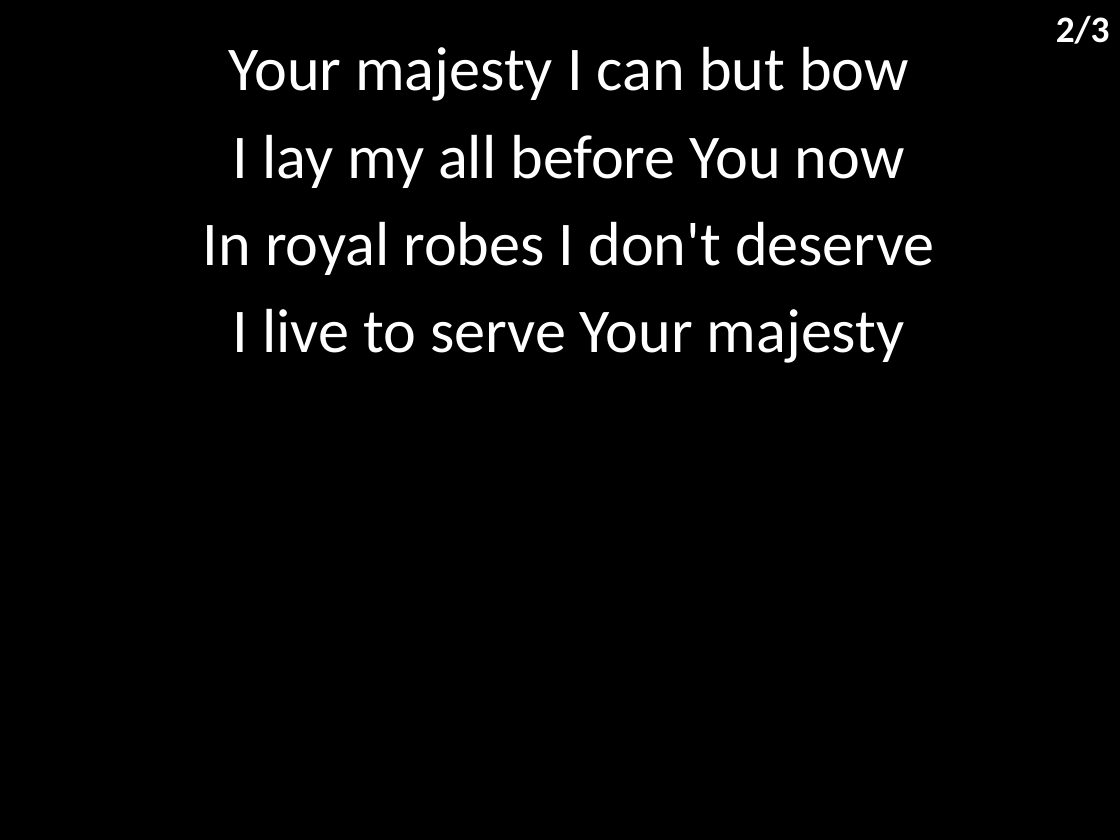
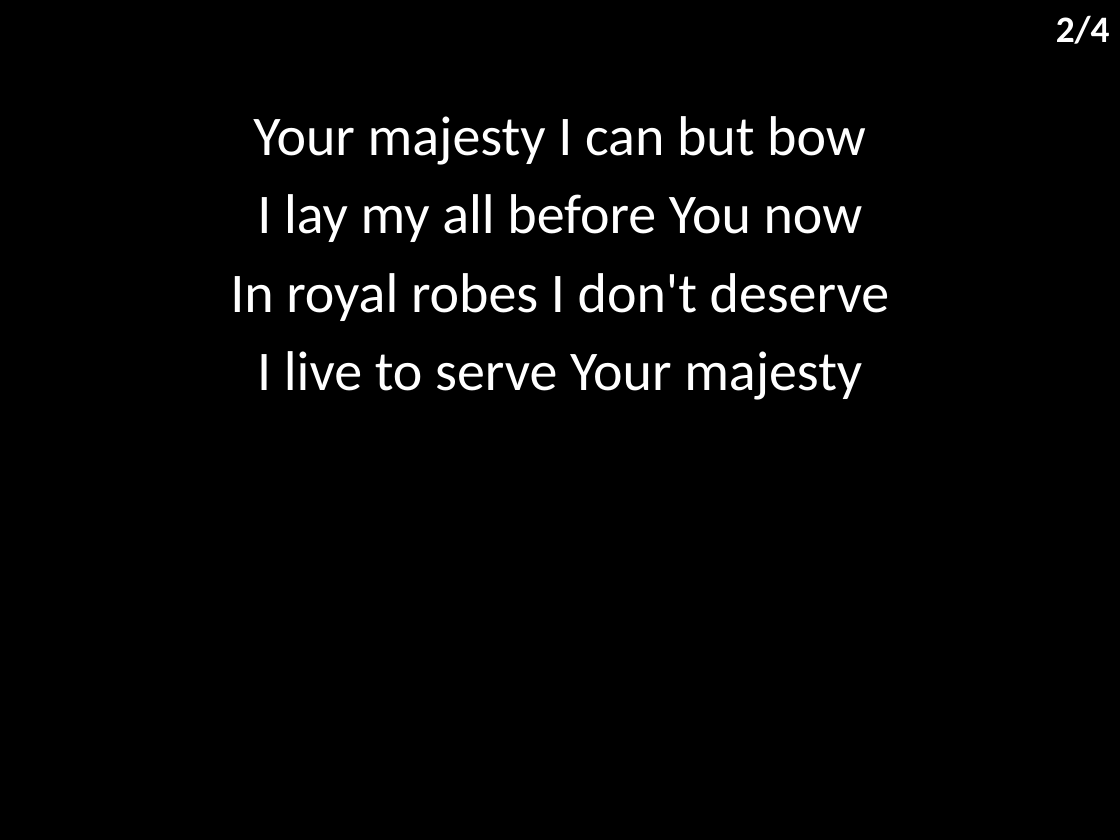
Before and after one commit to hoo-are-ya/worship, a slide deck: slide 3 of docs/songs/king of kings majesty.pptx. Drawn at 1120x840 pixels with LibreOffice and Linux fonts; fonts in the diff are those of the drawing. Boxes give left, top, right and bottom in pixels: in the first picture for what was removed or moved away, otherwise in the second. Text is boxed around its words. In the diff, an @@ line names an element or a change of style, - is before the commit and + after.

```diff
--- a/docs/songs/king of kings majesty.pptx
+++ b/docs/songs/king of kings majesty.pptx
@@ text at box(1056, 15, 1110, 44): text changed @@
-2/3
+2/4
@@ subtitle "Your majesty I can but ...": place and size @@
-subtitle "Your majesty I can but ..." at box(203, 46, 934, 363)
+subtitle "Your majesty I can but ..." at box(230, 116, 890, 400)
@@ subtitle "Your majesty I can but ..." at box(230, 116, 890, 400): size 40 to 36 pt @@
```
Also in this commit, not shown: 2 other slides changed, 1 slide added, 4 other files.
